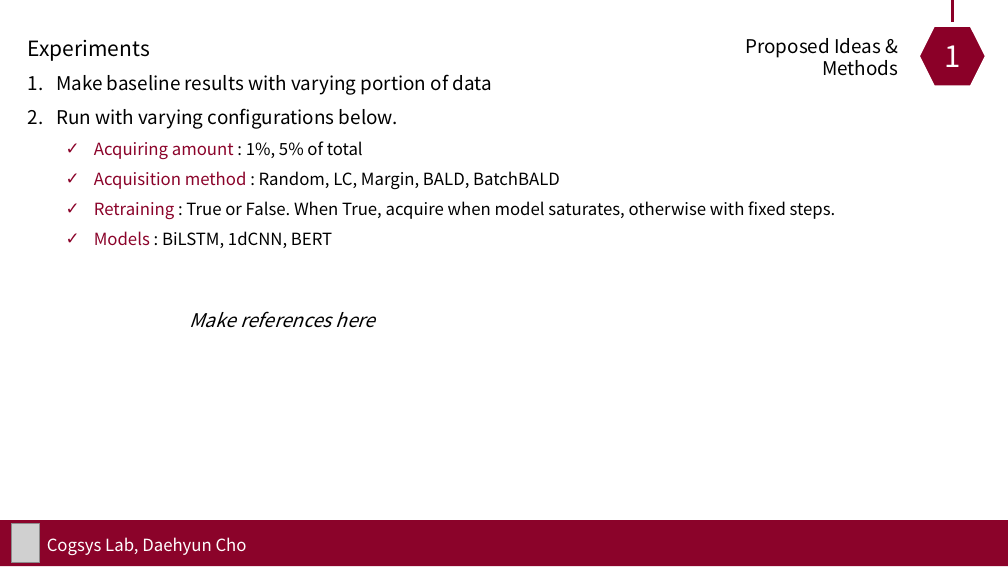
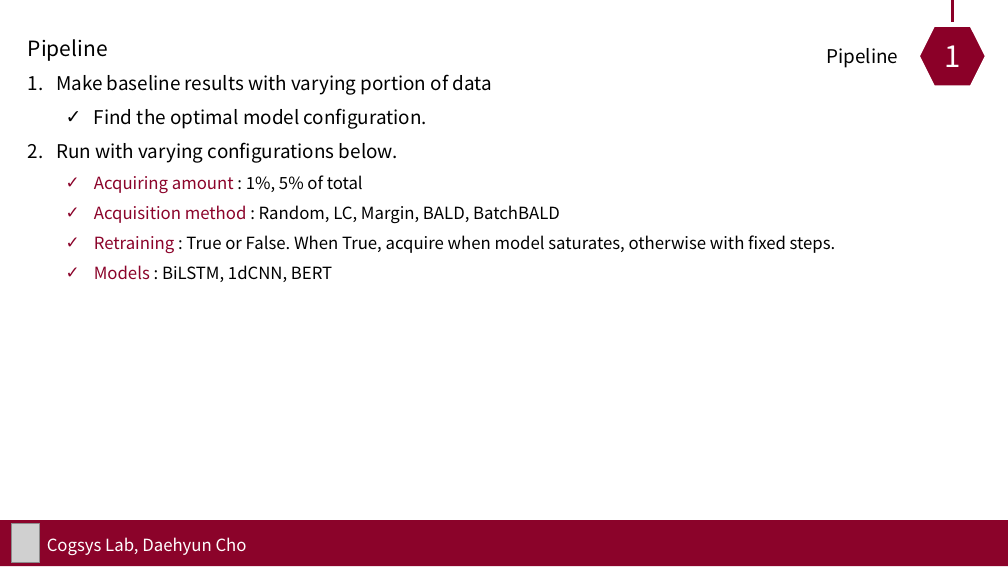
Before and after one commit to 1pha/BayesianActiveLearning, a slide deck: slide 7 of assets/presentations/Final Presentation.pptx. Drawn at 1008x567 pixels with LibreOffice and Linux fonts; fonts in the diff are those of the drawing; grey boxes stand for pictures. Boxes give left, top, right and bottom in pixels: in the first picture for what was removed or moved away, otherwise in the second. Text is boxed around its words. In the diff, an @@ line names an element or a change of style, - is before the commit and + after.

```diff
--- a/assets/presentations/Final Presentation.pptx
+++ b/assets/presentations/Final Presentation.pptx
@@ text at box(28, 39, 108, 61): text changed @@
-Experiments
+Pipeline
@@ text at box(826, 48, 898, 68): text changed @@
-Proposed Ideas & Methods
+Pipeline
@@ text at box(94, 108, 427, 129): paragraph added @@
+  ✓ Find the optimal model configuration.
@@ text removed at box(189, 311, 376, 328) @@
-Make references here
```
Also in this commit, not shown: 3 other slides changed, 17 slides added, 7 other files.
